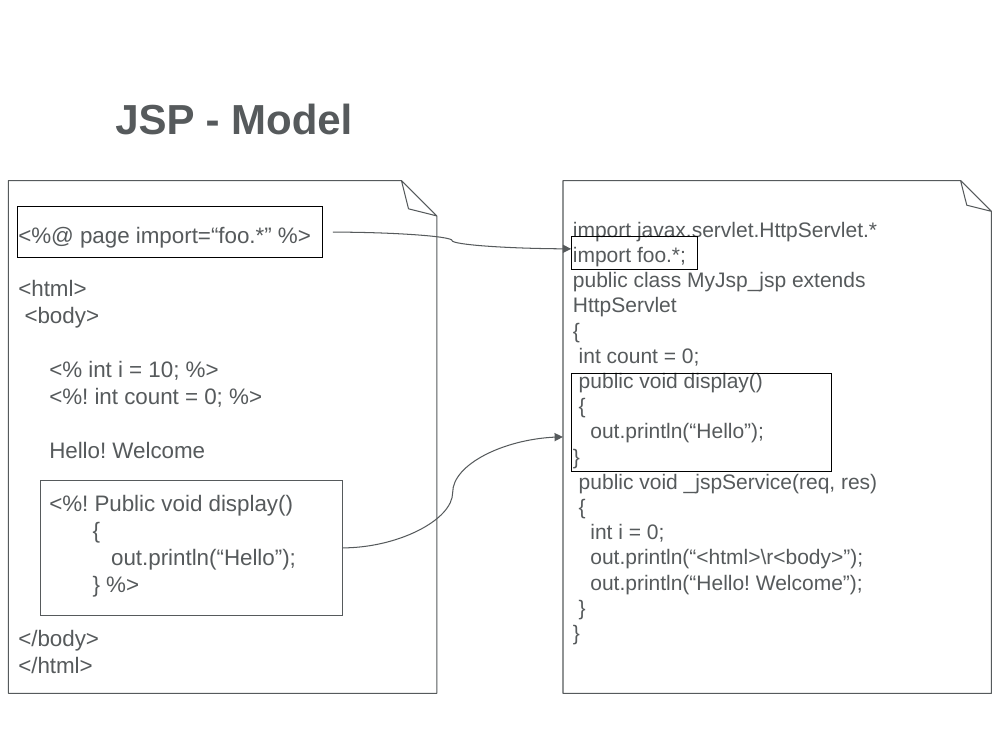
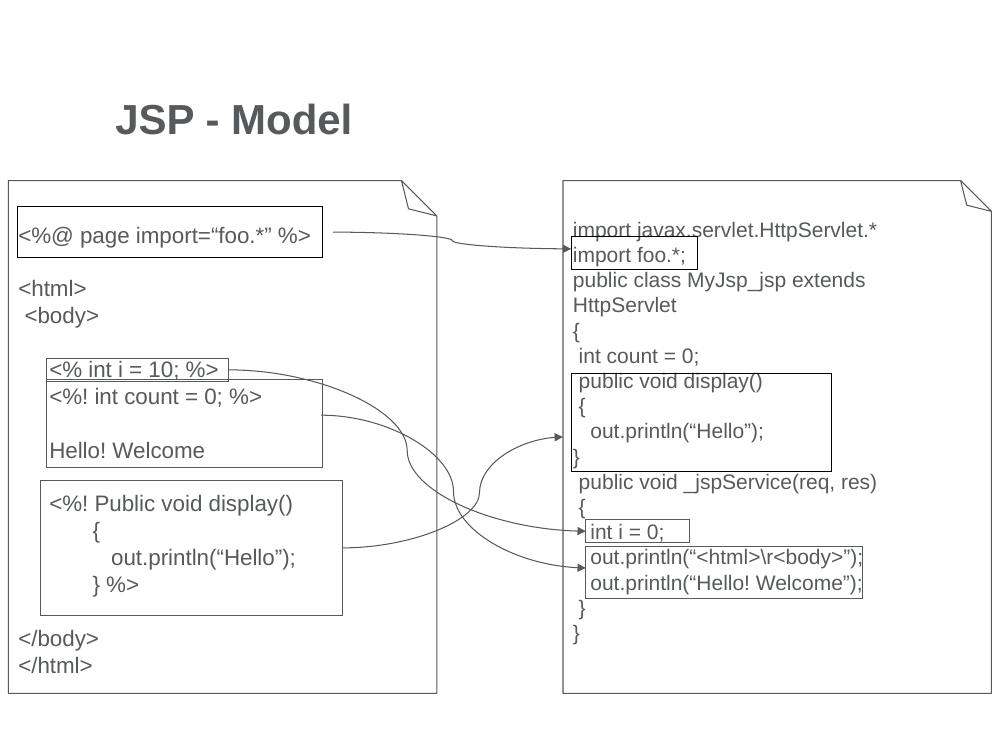
Before and after one commit to radu-duca/JavaDocs, a slide deck: slide 17 of Servlets/Day 2/Docs/Web Presentation-Part2.pptx. Drawn at 1008x756 pixels with LibreOffice and Linux fonts; fonts in the diff are those of the drawing; background and template pictures are left out. Boxes give left, top, right and bottom in pixels: in the first picture for what was removed or moved away, otherwise in the second. Text is boxed around its words. In the diff, an @@ line names an element or a change of style, - is before the commit and + after.

Commit message:
update

```diff
--- a/Servlets/Day 2/Docs/Web Presentation-Part2.pptx
+++ b/Servlets/Day 2/Docs/Web Presentation-Part2.pptx
@@ rectangle added at <box>46,358,229,381</box>, outline #565A5C 0.75 pt @@
@@ rectangle added at <box>46,380,323,468</box>, outline #565A5C 0.75 pt @@
@@ curved arrow added from (229, 370) to (586, 531), #565A5C 0.75 pt @@
@@ curved arrow added from (322, 415) to (586, 568), #565A5C 0.75 pt @@
@@ curved arrow (343, 548) - (563, 437): route changed @@
@@ rectangle added at <box>586,519,689,542</box>, outline #565A5C 0.75 pt @@
@@ rectangle added at <box>586,546,862,598</box>, outline #565A5C 0.75 pt @@
```
